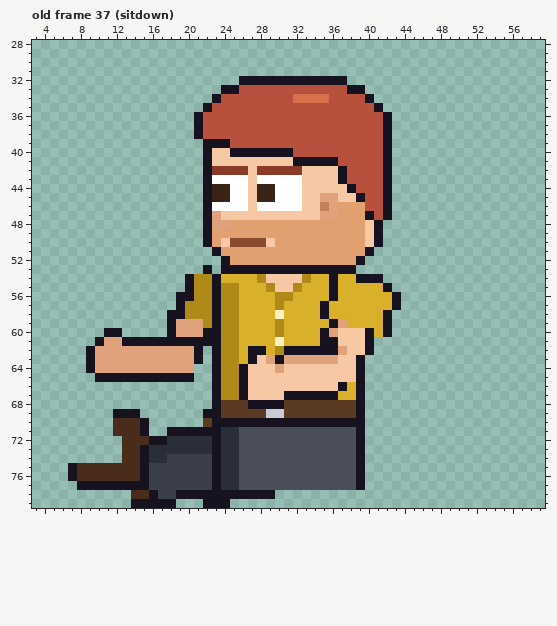
Pixel-art file -- sprites/expo/expo_vendi_left_anim.aseprite. The picture above is the old version.
64x80 pixels, 85 frames. Colours within 5 levels of each other are drawn and written as one. Shown: old frame 37 (sitdown): x 3..59, y 28..79. The commit also changed other frames, which this record leaves out.
Once edited:
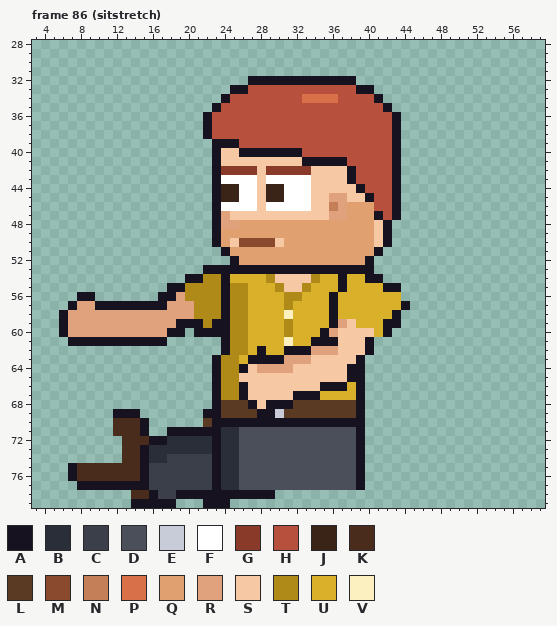
Palette (. is transparent): A #17121f  B #2a2e38  C #3a3f4a  D #4a4f5a  E #c8ccd8  F #ffffff  G #8a3a28  H #b8503e  J #3a2418  K #4a2c1c  L #5a3a22  M #8a4a2e  N #c47e58  P #d8704a  Q #e0a070  R #e0a27c  S #f6c9a4  T #b08a18  U #d8b02a  V #fcf0c0
A new or re-ordered frame is compared with the old frame closest to it.
Diff:
frames 85 -> 123
Frame 86 (sitstretch) is new; against old frame 37 (sitdown):
y 32: x 26 A -> .; x 38 . -> A
y 33: x 24 A -> .; x 26 H -> A; x 38 A -> H; x 40 . -> A
y 34: x 23..24 AH -> .A; x 32 P -> H; x 36 H -> P; x 40..41 A. -> HA
y 35: x 22..23 AH -> .A; x 41..42 A. -> HA
y 36..38: x 21..22 AH -> .A; x 42..43 A. -> HA
y 39: x 22 A -> .; x 25 H -> A; x 42..43 A. -> HA
y 40: x 22..23 AS -> .A; x 25 A -> S; x 32 H -> A; x 42..43 A. -> HA
y 41: x 22..23 AS -> .A; x 32 A -> S; x 37 H -> A; x 42..43 A. -> HA
y 42: x 22..23 AG -> .A; x 27..28 SG -> GS; x 33 S -> G; x 37..38 AH -> SA; x 42..43 A. -> HA
y 43: x 22..23 AF -> .A; x 27..28 SF -> FS; x 33 S -> F; x 37..38 AH -> SA; x 42..43 A. -> HA
y 44: x 22..23 AJ -> .A; x 25 F -> J; x 27..28 SJ -> FS; x 30 F -> J; x 33 S -> F; x 38..39 AH -> SA; x 42..43 A. -> HA
y 45: x 22..23 AJ -> .A; x 25 F -> J; x 27..28 SJ -> FS; x 30 F -> J; x 33 S -> F; x 35 R -> S; x 37 S -> R; x 39..40 AH -> SA; x 42..43 A. -> HA
y 46: x 22..23 AF -> .A; x 27..28 SF -> FS; x 33 S -> F; x 35..37 NRQ -> SNR; x 40 H -> Q; x 42..43 A. -> HA
y 47: x 22..24 ARS -> .AR; x 35 R -> S; x 37 Q -> R; x 40..43 AHA. -> QAHA
y 48: x 22..23 AR -> .A; x 25 Q -> R; x 40..42 SA. -> QSA
y 49: x 22..23 AQ -> .A; x 40..42 SA. -> QSA
y 50: x 22..25 AQSM -> .AQS; x 29..30 SQ -> MS; x 40..42 SA. -> QSA
y 51: x 23..24 AQ -> .A; x 40..41 A. -> QA
y 52: x 24..25 AQ -> .A; x 39..40 A. -> QA
y 53: x 23 . -> A; x 39..40 .. -> AA
y 54: x 21 T -> A; x 23..24 AU -> TA; x 28..29 TS -> UT; x 33..34 TU -> ST; x 36..37 AU -> UA; x 39 A -> U
y 55: x 18..20 ..A -> AAT; x 23..24 AT -> TA; x 26 U -> T; x 29..30 TS -> UT; x 32..33 TU -> ST; x 36..37 AU -> UA; x 43 . -> A
y 56: x 8..9 .. -> AA; x 17..20 ..AA -> AART; x 23..24 AT -> TA; x 26 U -> T; x 30 T -> U; x 32 U -> T; x 43 A -> U
y 57: x 7..20 ............AT -> ARRAAAAAAAARRR; x 23..24 AT -> TA; x 26 U -> T; x 30..31 TU -> UT; x 35..36 AU -> UA; x 43..44 A. -> UA
y 58: x 6..20 ............AAT -> ARRRRRRRRRRRRRR; x 23..24 AT -> TA; x 26 U -> T; x 30..31 VU -> UV; x 35..36 AU -> UA; x 42..43 A. -> UA
y 59: x 6..21 ............ARRR -> ARRRRRRRRRRRRAAA; x 24 T -> A; x 26 U -> T; x 30..31 TU -> UT; x 38 U -> S; x 43 . -> A
y 60: x 6..17 .....AA..... -> ARRRRRRRRRRR; x 19..21 RRR -> A.A; x 24 T -> A; x 26 U -> T; x 30..31 TU -> UT; x 40 A -> S
y 61: x 7..9 ... -> AAA; x 11..12 RR -> AA; x 18..24 AAAAAAT -> ......A; x 26 U -> T; x 30..31 VU -> UV; x 34 U -> A
y 62: x 9..21 ARRRRRRRRRRRA -> .............; x 23..24 AT -> .A; x 26..27 UA -> TU; x 30 T -> U; x 34..37 AAAR -> RRRS
y 63: x 9..21 ARRRRRRRRRRRA -> .............; x 28..29 SR -> AA; x 34..36 RRR -> SSS
y 64: x 9..20 ARRRRRRRRRRR -> ............; x 28..29 SS -> RR; x 31 S -> R; x 38 S -> A
y 65: x 10..20 AAAAAAAAAAA -> ...........; x 26 A -> S; x 38 S -> A
y 66: x 35..36 SS -> AA
y 67: x 31 A -> S; x 35..36 AA -> UU
y 68: x 28 A -> S; x 31 L -> A
y 69: x 28..29 LE -> AA
